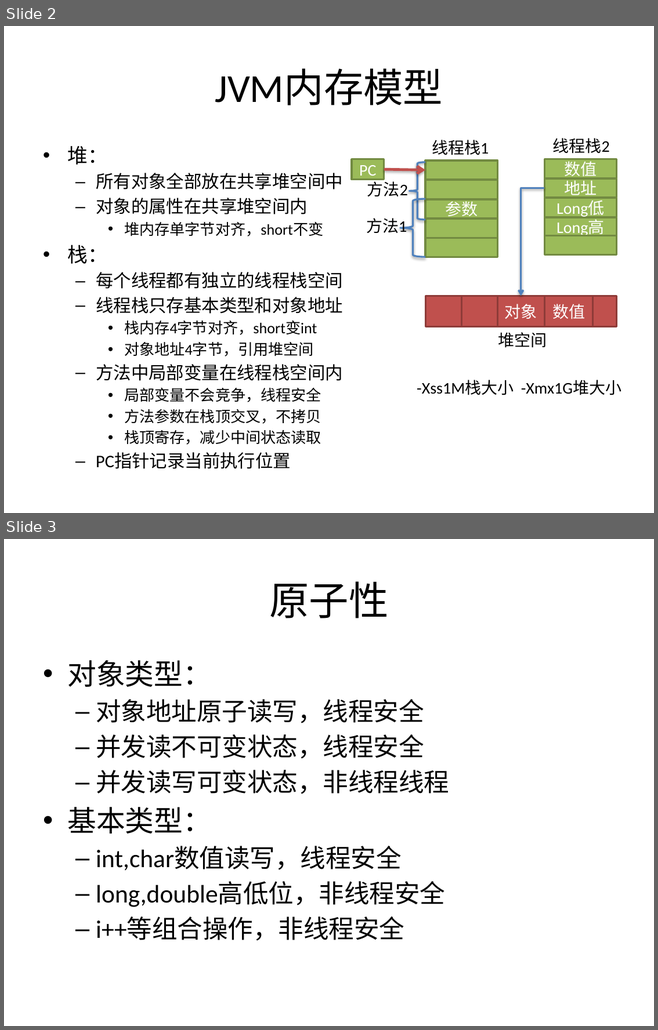
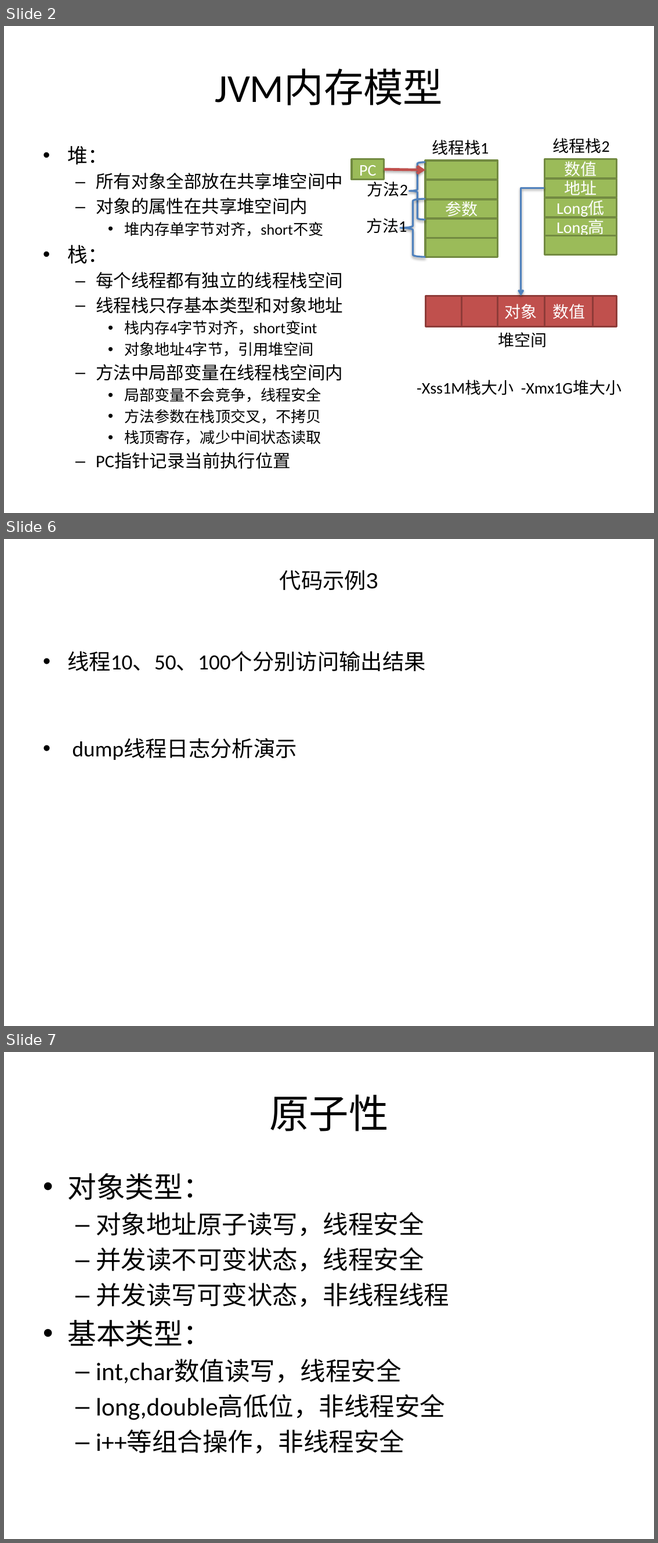
Before and after one commit to huangshumei/concurrentDemo, a slide deck: doc/[www.java1234.com]java并发编程阿里巴巴-梁飞.pptx. Shown one above the other, each under a label of ours: slides 2 and 3 before the commit, slides 2, 6 and 7 after it; the slides between them are not shown. The pictures are 658x1030 and 658x1543 pixels, drawn with LibreOffice and Linux fonts; fonts in the diff are those of the drawing; background and template pictures are left out. Boxes give left, top, right and bottom in pixels: in the first picture for what was removed or moved away, otherwise in the second. Text is boxed around its words. In the diff, an @@ line names an element or a change of style, - is before the commit and + after.

```diff
--- a/doc/[www.java1234.com]java并发编程阿里巴巴-梁飞.pptx
+++ b/doc/[www.java1234.com]java并发编程阿里巴巴-梁飞.pptx
@@ slide 6 added at (x1=4, y1=539, x2=654, y2=1026), background #FFFFFF @@
@@ text added at (x1=67, y1=570, x2=426, y2=760), 24 pt, text #000000 @@
+代码示例3
+• 线程10、50、100个分别访问输出结果
+• dump线程日志分析演示
@@ what was slide 3 is now slide 7 @@
```
Also in this commit, not shown: 3 other slides added, 13 other files.
